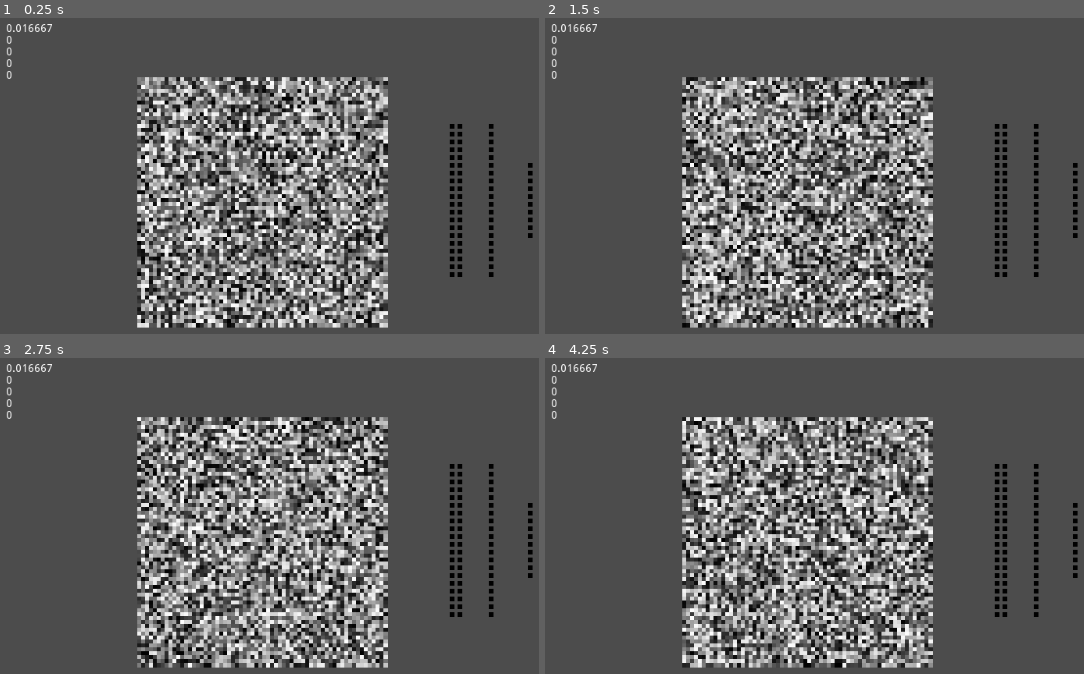
Above: before the commit, frames 1-4 (two rows, left to right).
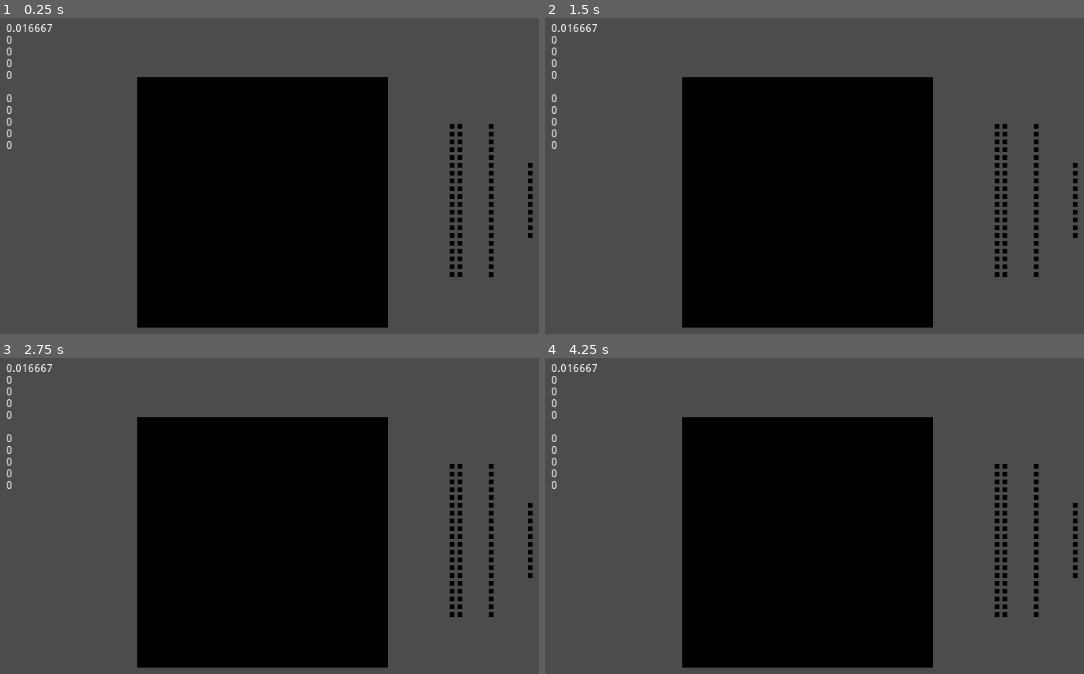
Above: after the commit, the same moments.

Repository: Banderi/GodotNeuralNetworkTests
Game: Godot game, scene res://scenes/MAIN.tscn
Same seed, same stepped clock (60 frames per second), same inputs: the game is played once before the commit and once after it.
Inputs:
- Up to frame 1 (0.25 s): no input
- Up to frame 2 (1.5 s): no input
- Up to frame 3 (2.75 s): no input
- Up to frame 4 (4.25 s): no input

The runs differ from the first frame. In frame 1, 34% of the frame differs, in the area x 1-72%, y 18-99%; in frame 2, 34%; in frame 3, 34%; in frame 4, 34%.

Commit message:
CLion C++ project

Diff:
--- a/scenes/MAIN.tscn
+++ b/scenes/MAIN.tscn
@@ -44,11 +44,17 @@
 margin_top = 71.0
 margin_right = 161.0
 margin_bottom = 386.0
-text = "0.1
-40
+text = "0.031935
+36
+1
 0
-67
-13"
+15
+
+0
+0
+0
+0
+0"
 __meta__ = {
 "_edit_use_anchors_": false
 }
--- a/scripts/draw.gd
+++ b/scripts/draw.gd
@@ -2,17 +2,8 @@
 extends Node2D
 
 var data = [
-	# first layer (inputs)
-	[
-	],
-	# 2nd layer
-	[
-	],
-	# 3rd layer
-	[
-	],
 ]
-var sizes = [
+var config = [
 	{
 		"size": 64*64,
 		"max_row": 64,
@@ -50,7 +41,7 @@
 
 func get_pos(layer, index, max_index):
 
-	var info = sizes[layer]
+	var info = config[layer]
 
 	var row = index % info["max_row"]
 	var column = index / info["max_row"]
@@ -63,22 +54,20 @@
 func check_init_data_array_sizes():
 
 	# first, add layers as needed if any is missing
-	while data.size() < sizes.size():
+	while data.size() < config.size():
 		data.push_back([])
 
-	for l_index in sizes.size():
-		var l_info = sizes[l_index]
-		var l = data[l_index]
+	for layer_i in config.size():
+		var layer_info = config[layer_i]
+		var layer = data[layer_i]
 
 		# secondly, add neurons as needed if any is missing
-		while l.size() < l_info["size"]:
-			l.push_back([0.0, 0.0, []])
-
+		while layer.size() < layer_info["size"]:
+			layer.push_back([0.0, 0.0, []])
 
 func randomize_neuron_inputs():
 	for n in data[0]:
 		n[0] = rand_range(0.0, 1.0)
-
 func randomize_neuron_weights(layer, randomize_bias, bias_min = 0, bias_max = 0):
 
 	# get next (destination) layer data array
@@ -136,7 +125,13 @@
 	0,
 	0,
 	0,
-	0
+	0,
+	0,
+	0,
+	0,
+	0,
+	0,
+	0,
 ]
 
 var last_delta = 0
@@ -150,22 +145,22 @@
 	# randomize weights
 	if time > 1.0:
 		time -= 1.0
-		var t = OS.get_system_time_msecs()
-		randomize_neuron_weights(0, false)
-		randomize_neuron_weights(1, true, -4000, -500)
-		randomize_neuron_weights(2, true, -2000, -500)
-		randomize_neuron_weights(3, true, -2000, -500)
-		profiling[0] = OS.get_system_time_msecs() - t
+#		var t = OS.get_system_time_msecs()
+#		randomize_neuron_weights(0, false)
+#		randomize_neuron_weights(1, true, -4000, -500)
+#		randomize_neuron_weights(2, true, -2000, -500)
+#		randomize_neuron_weights(3, true, -2000, -500)
+#		profiling[0] = OS.get_system_time_msecs() - t
 
 	# randomize inputs
-	var t = OS.get_system_time_msecs()
-	randomize_neuron_inputs()
-	profiling[1] = OS.get_system_time_msecs() - t
+#	var t = OS.get_system_time_msecs()
+#	randomize_neuron_inputs()
+#	profiling[1] = OS.get_system_time_msecs() - t
 
 	# update
-	t = OS.get_system_time_msecs()
+#	t = OS.get_system_time_msecs()
 #	update_neurons()
-	profiling[2] = OS.get_system_time_msecs() - t
+#	profiling[2] = OS.get_system_time_msecs() - t
 
 	# draw
 	update()
@@ -180,6 +175,12 @@
 	label.text += "\n" + str(profiling[1])
 	label.text += "\n" + str(profiling[2])
 	label.text += "\n" + str(profiling[3])
+	label.text += "\n"
+	label.text += "\n" + str(profiling[4])
+	label.text += "\n" + str(profiling[5])
+	label.text += "\n" + str(profiling[6])
+	label.text += "\n" + str(profiling[7])
+	label.text += "\n" + str(profiling[8])
 
 	for l_index in range(data.size()):
 		# get layer data array
Not shown, added: CLion/CMakeLists.txt
Not shown, added: CLion/cmake-build-debug/CMakeCache.txt
Binary file added: CLion/cmake-build-debug/CMakeFiles/3.17.5/CMakeDetermineCompilerABI_C.bin
Binary file added: CLion/cmake-build-debug/CMakeFiles/3.17.5/CMakeDetermineCompilerABI_CXX.bin
Not shown, added: CLion/cmake-build-debug/CMakeFiles/CLion.dir/link.txt
Binary file added: CLion/cmake-build-debug/CMakeFiles/CLion.dir/main.cpp.obj
Not shown, added: CLion/cmake-build-debug/CMakeFiles/TargetDirectories.txt
Not shown, added: CLion/cmake-build-debug/CMakeFiles/clion-environment.txt
Not shown, added: CLion/cmake-build-debug/CMakeFiles/clion-log.txt
Not shown, added: CLion/cmake-build-debug/CLion.cbp
Not shown, added: CLion/cmake-build-debug/CLion.exe
Not shown, added: CLion/cmake-build-debug/CMakeFiles/3.17.5/CMakeCCompiler.cmake
(and 28 more such lines)
